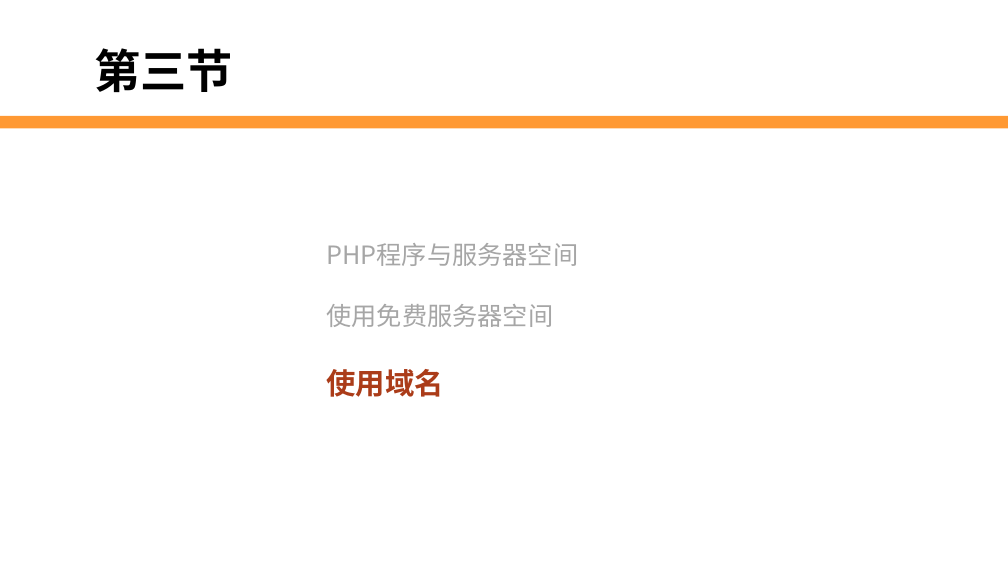
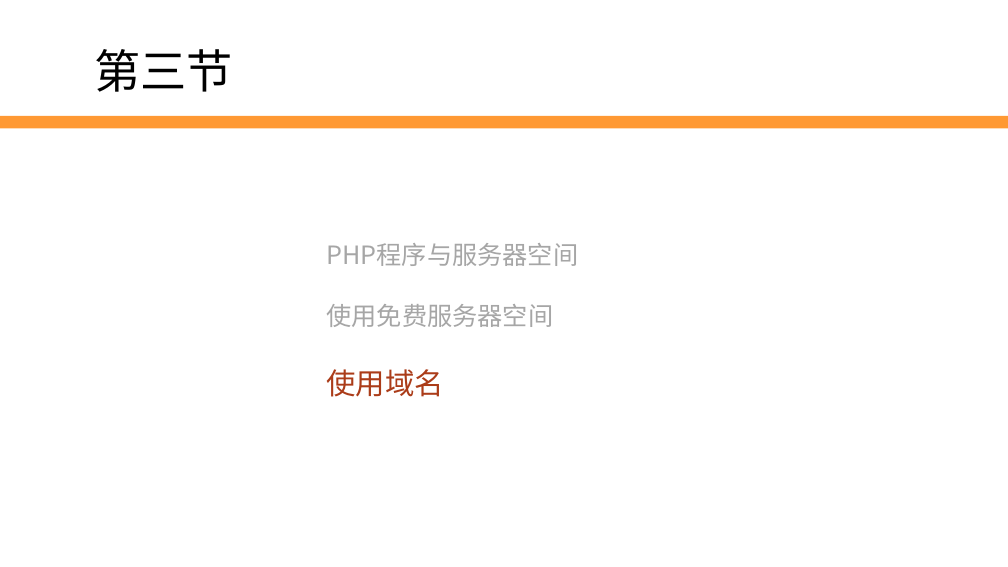
Before and after one commit to edu2act/2017-2018_1st_Wechat_Web_Programming, a slide deck: slide 20 of meterials/slides/ch02-serve- and-domain-name.pptx. Drawn at 1008x567 pixels with LibreOffice and Linux fonts; fonts in the diff are those of the drawing; background and template pictures are left out. Boxes give left, top, right and bottom in pixels: in the first picture for what was removed or moved away, otherwise in the second. Text is boxed around its words. In the diff, an @@ line names an element or a change of style, - is before the commit and + after.

```diff
--- a/meterials/slides/ch02-serve- and-domain-name.pptx
+++ b/meterials/slides/ch02-serve- and-domain-name.pptx
@@ text "第三节" at box(95, 49, 234, 92): bold off @@
@@ text at box(326, 369, 443, 397): bold off in "使用域名" @@
```
Also in this commit, not shown: 15 other slides changed, 2 slides added, 23 other files.
